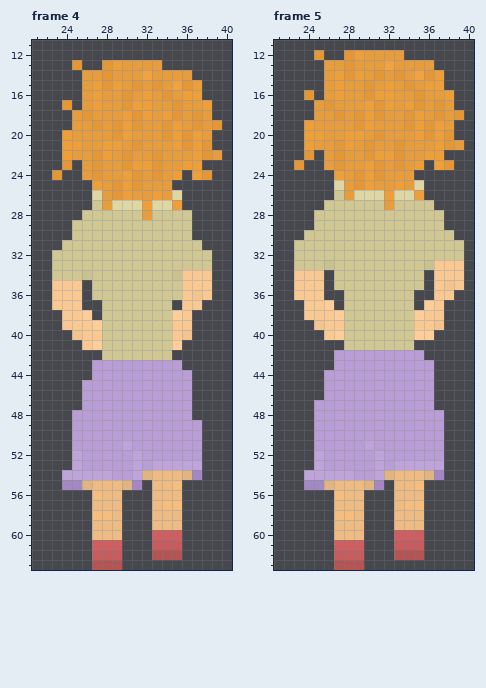
Two states of a pixel-art file, Assets/art/MainCharacters/Joy/JoyBusyAnim.aseprite. The picture above is the old version.
64x64 pixels, 5 frames. Pixels under 10% opacity are left out. Colours within 5 levels of each other are drawn and written as one. Shown: frame 4: x 21..40, y 11..63; frame 5: x 21..40, y 11..63. The commit also changed other frames, which this record leaves out.
Now the later version:
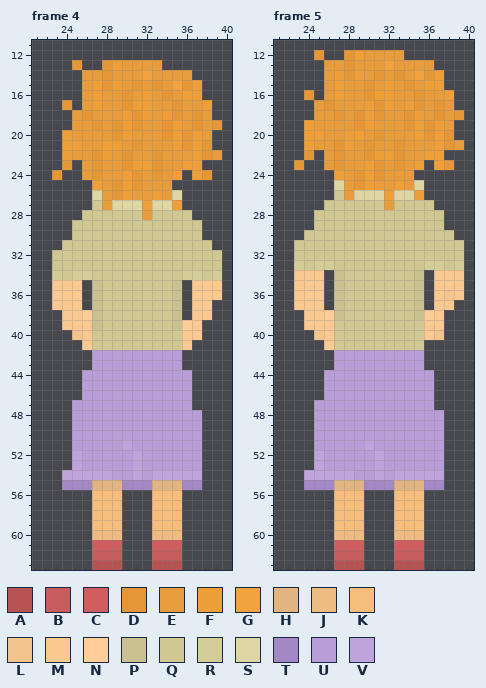
Palette (. is transparent): A #b65353  B #c85b5e  C #d05d5f  D #e59735  E #e89d3d  F #ef9f38  G #f2a23f  H #e1b482  J #eebb82  K #f6bd7d  L #f4c48f  M #fac891  N #ffce98  P #cac190  Q #d0c793  R #d5cd97  S #dfd7a3  T #a488c5  U #b89dd6  V #bea4db
Change:
Changed rows in their new state; - is an unchanged pixel.
Frame 4:
first column x 23:
29 --------------Q--
30 --------------Q--
31 ---------------Q-
32 ----------------Q
33 ----------------Q
34 R-RR--------QRRQR
35 ----P-------P.--M
36 ----P-------P.M-M
37 ----P-------P.-M-
38 ----P-------P.MM-
39 ----P-------PNM--
40 ----Q-------QMM--
41 ----Q-------QM---
42 ----UUUUUUUUU----
44 ---U-------------
47 --U--------------
48 --------------U--
first column x 26:
53 -------UUUUU
54 ------UVVVVV
55 THHHT-THHHTT
56 --KK---KKK--
57 -KKK---K----
58 ---K---KKK--
59 -KKK---KKK--
60 -------JJJ--
61 -------CCC--
62 -------BBB--
63 -------AAA--
Frame 5:
first column x 23:
33 R-RR---------RRQR
34 ----P-------P----
35 ----P-------P--M-
36 ----P-------P--LM
37 M--.P-------P.-M-
38 ---NP-------PN---
39 -MM-Q-------Q-M--
40 --L-Q-------QML--
41 ---MQ-------Q----
43 -------------.---
first column x 26:
53 -------UUUUU
54 ------UVVVVV
55 THHHT-THHHTT
56 --KK---KKK--
57 -KKK---K----
58 ---K---KKK--
59 -KKK---KKK--
60 -------JJJ--
61 -------CCC--
62 -------BBB--
63 -------AAA--
Boxes around the changes in both pictures, in picture pixels (x1, y1, x2, y2):
changed: (52, 220, 222, 410)
added: (192, 410, 202, 420)
changed: (82, 460, 202, 570)
changed: (294, 260, 344, 350)
changed: (414, 260, 464, 370)
changed: (324, 460, 444, 570)
